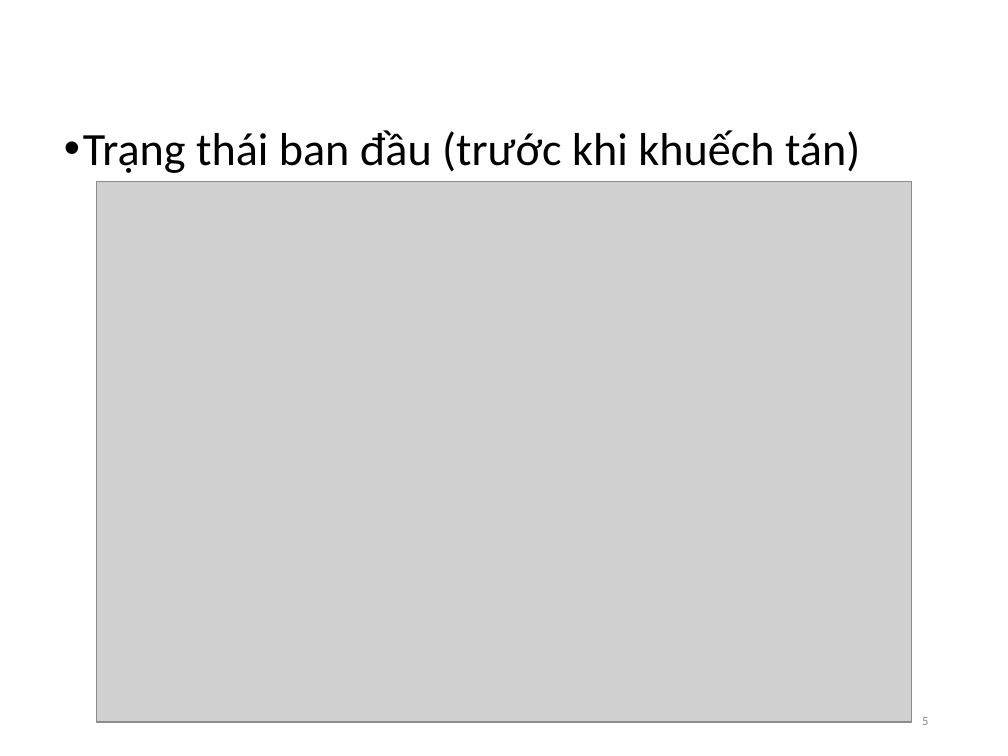
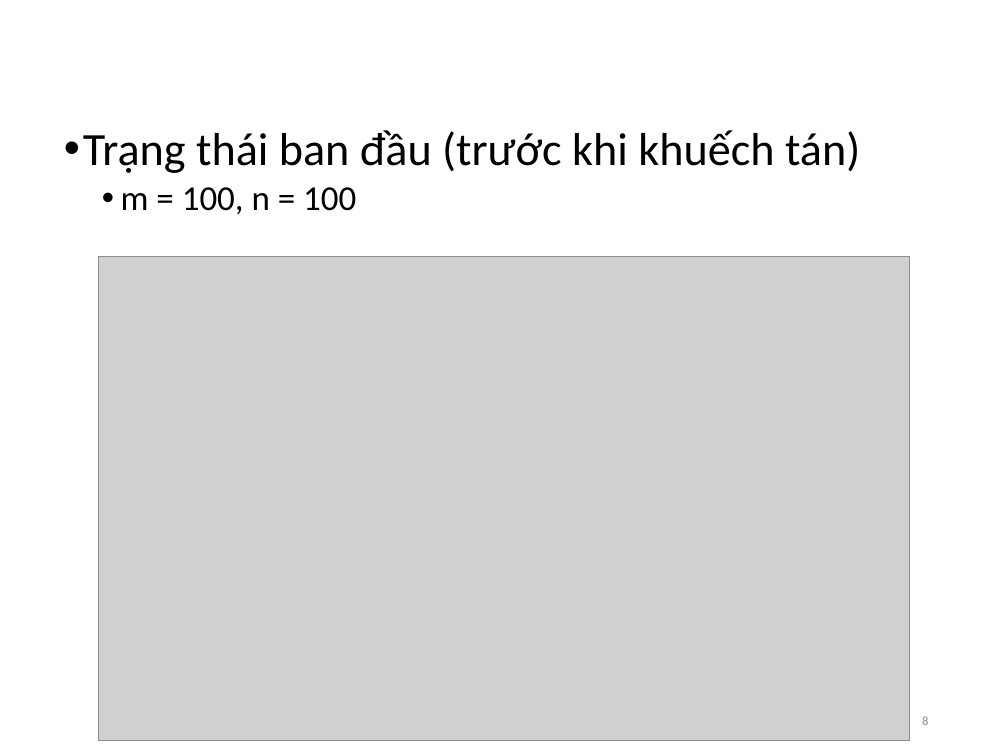
Before and after one commit to ngocbh/diffusion-equation-2d, a slide deck: slide 8 of docs/Gauss-Seidel.pptx (slide 5 before the commit). Drawn at 1008x756 pixels with LibreOffice and Linux fonts; fonts in the diff are those of the drawing; grey boxes stand for pictures; background and template pictures are left out. Boxes give left, top, right and bottom in pixels: in the first picture for what was removed or moved away, otherwise in the second. Text is boxed around its words. In the diff, an @@ line names an element or a change of style, - is before the commit and + after.

```diff
--- a/docs/Gauss-Seidel.pptx
+++ b/docs/Gauss-Seidel.pptx
@@ text at [121,187,356,214]: paragraph added @@
+  • m = 100, n = 100
@@ picture: place and size @@
-picture at [97,181,911,722]
+picture at [99,257,909,741]
@@ page number at [922,716,928,725]: text changed @@
-5
+8
```
Also in this commit, not shown: 2 other slides changed, 3 slides added, 25 other files.
